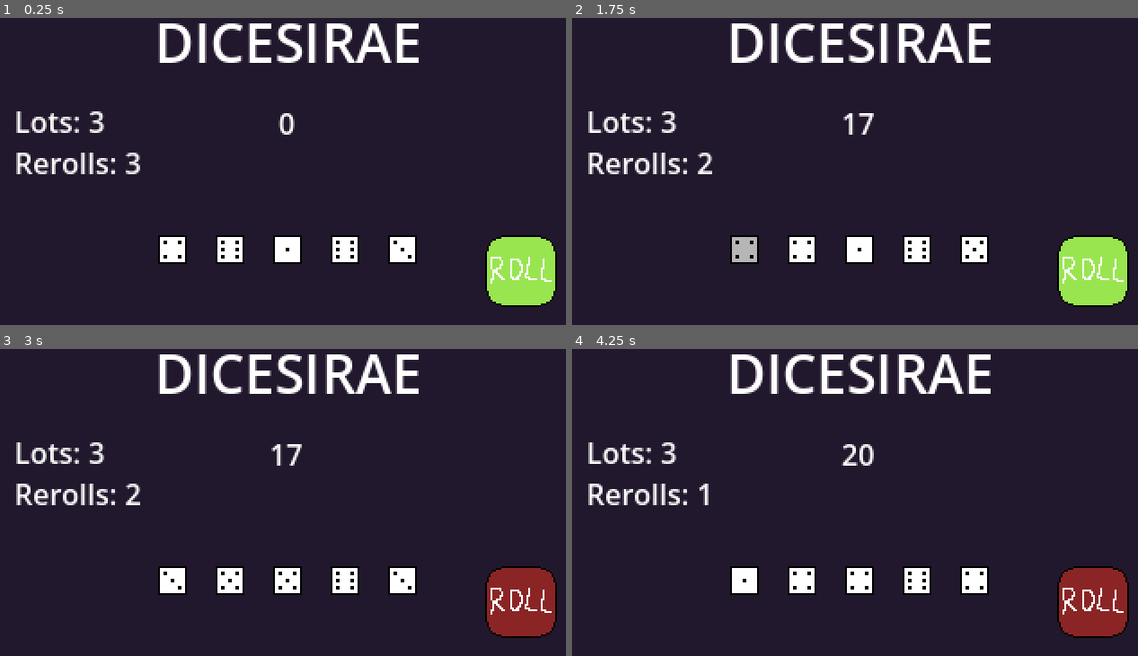
Above: before the commit, frames 1-4 (two rows, left to right).
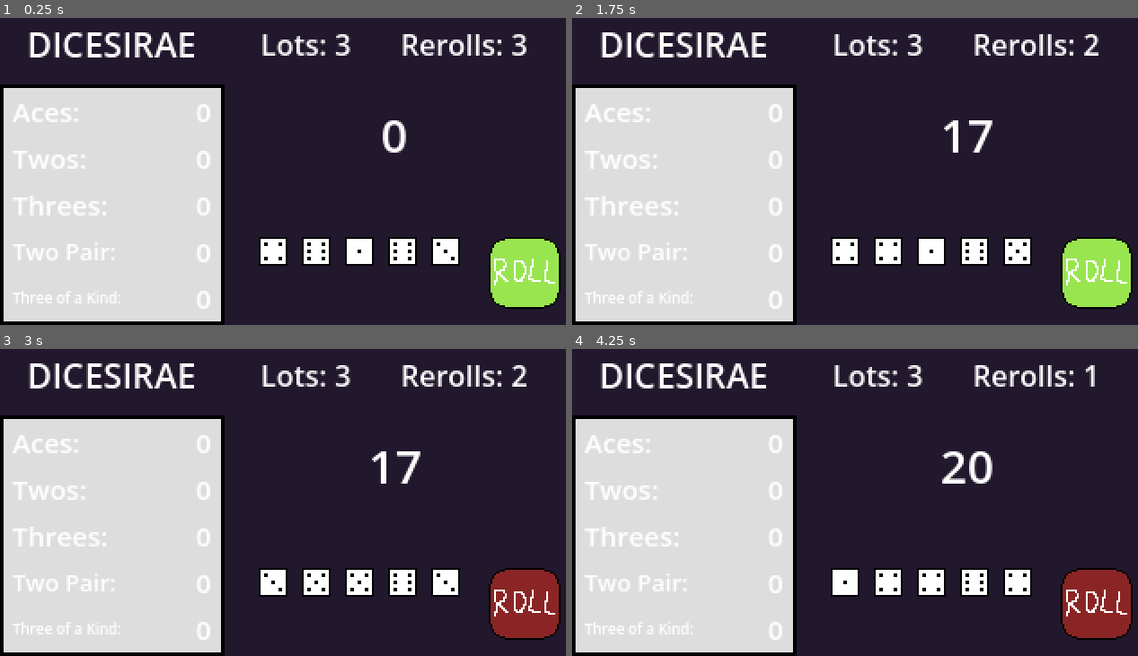
Above: after the commit, the same moments.

Repository: xander6424/DICESIRAE
Game: Godot game, scene res://scenes/main.tscn
Same seed, same stepped clock (60 frames per second), same inputs: the game is played once before the commit and once after it.
Inputs (mouse positions are in pixels of both pictures, inside the frame that each line leads up to; where the layout moved, square brackets give the same spot in the first picture):
- Up to frame 1 (0.25 s): no input
- Up to frame 2 (1.75 s): click (1098, 272) [1092, 269] at 0.5 s; click (741, 248) at 1.27 s
- Up to frame 3 (3 s): click (526, 603) [520, 600] at 2 s
- Up to frame 4 (4.25 s): click (1098, 603) [1092, 600] at 3.5 s

The runs differ from the first frame. In frame 1, 40% of the frame differs, in the area x 0-100%, y 1-100%; in frame 2, 40%; in frame 3, 40%; in frame 4, 40%.

Commit message:
UI Reorganization
Reorganized the UI to more closely resemble my concept art, along with adding the scorecard to the main scene.

Diff:
--- a/scenes/main.tscn
+++ b/scenes/main.tscn
@@ -6,6 +6,7 @@
 [ext_resource type="Texture2D" uid="uid://cqc6ornt7tcxx" path="res://assets/button-off.png" id="4_jyhfs"]
 [ext_resource type="Texture2D" uid="uid://cdyqgg1lu5v7p" path="res://assets/button-hover.png" id="5_tbgi4"]
 [ext_resource type="BitMap" uid="uid://b5hpbg35gxfix" path="res://assets/button-mask.png" id="6_tefeu"]
+[ext_resource type="PackedScene" uid="uid://dxbwxwmifxg8x" path="res://scenes/scorecard.tscn" id="7_o6xl0"]
 
 [sub_resource type="InputEventKey" id="InputEventKey_0wfyh"]
 device = -1
@@ -24,71 +25,78 @@
 color = Color(0.13258654, 0.09360496, 0.17509753, 1)
 
 [node name="Title" type="Label" parent="." unique_id=837264721]
-offset_left = 48.0
-offset_top = -5.0
-offset_right = 273.0
-offset_bottom = 50.0
+offset_top = 1.0
+offset_right = 125.0
+offset_bottom = 46.0
 pivot_offset = Vector2(112.5, 27.5)
-theme_override_font_sizes/font_size = 30
+theme_override_font_sizes/font_size = 19
 text = "DICESIRAE"
 horizontal_alignment = 1
 vertical_alignment = 1
 
 [node name="Lots" type="Label" parent="." unique_id=2012264648]
 unique_name_in_owner = true
-offset_left = 8.0
-offset_top = 55.0
-offset_right = 70.0
-offset_bottom = 78.0
+offset_left = 145.0
+offset_top = 12.0
+offset_right = 207.0
+offset_bottom = 35.0
 text = "Lots: "
 
 [node name="Rerolls" type="Label" parent="." unique_id=1891017188]
 unique_name_in_owner = true
-offset_left = 8.0
-offset_top = 78.0
-offset_right = 70.0
-offset_bottom = 101.0
+offset_left = 223.0
+offset_top = 12.0
+offset_right = 285.0
+offset_bottom = 35.0
 text = "Rerolls: "
 
 [node name="Score" type="Label" parent="." unique_id=1765731583]
 unique_name_in_owner = true
-offset_left = 136.0
+offset_left = 196.0
 offset_top = 56.0
-offset_right = 184.0
-offset_bottom = 79.0
+offset_right = 244.0
+offset_bottom = 92.0
+theme_override_font_sizes/font_size = 26
 text = "0"
 horizontal_alignment = 1
 vertical_alignment = 1
 
 [node name="DiceSet" type="Node2D" parent="." unique_id=950121212]
+position = Vector2(40, 1)
 
 [node name="Dice1" parent="DiceSet" unique_id=732832586 instance=ExtResource("2_h2yge")]
-position = Vector2(96, 138)
+position = Vector2(112, 138)
 
 [node name="Dice2" parent="DiceSet" unique_id=1615588097 instance=ExtResource("2_h2yge")]
-position = Vector2(128, 138)
+position = Vector2(136, 138)
 
 [node name="Dice3" parent="DiceSet" unique_id=390506587 instance=ExtResource("2_h2yge")]
 position = Vector2(160, 138)
 
 [node name="Dice4" parent="DiceSet" unique_id=100785189 instance=ExtResource("2_h2yge")]
-position = Vector2(192, 138)
+position = Vector2(184, 138)
 
 [node name="Dice5" parent="DiceSet" unique_id=308140988 instance=ExtResource("2_h2yge")]
-position = Vector2(224, 138)
+position = Vector2(208, 138)
 
 [node name="RollButton" type="TextureButton" parent="." unique_id=1066270165]
 unique_name_in_owner = true
-offset_left = 270.0
-offset_top = 130.0
-offset_right = 310.0
-offset_bottom = 170.0
+offset_left = 272.0
+offset_top = 131.0
+offset_right = 312.0
+offset_bottom = 171.0
 shortcut = SubResource("Shortcut_sugp2")
 shortcut_in_tooltip = false
 texture_normal = ExtResource("3_sugp2")
 texture_hover = ExtResource("5_tbgi4")
 texture_disabled = ExtResource("4_jyhfs")
 texture_click_mask = ExtResource("6_tefeu")
+
+[node name="Scorecard" parent="." unique_id=1927596429 instance=ExtResource("7_o6xl0")]
+offset_left = 62.0
+offset_top = 122.0
+offset_right = 62.0
+offset_bottom = 122.0
 
 [connection signal="reset" from="DiceSet/Dice1" to="." method="_on_reset"]
 [connection signal="roll_done" from="DiceSet/Dice1" to="." method="_on_dice_roll_done"]
